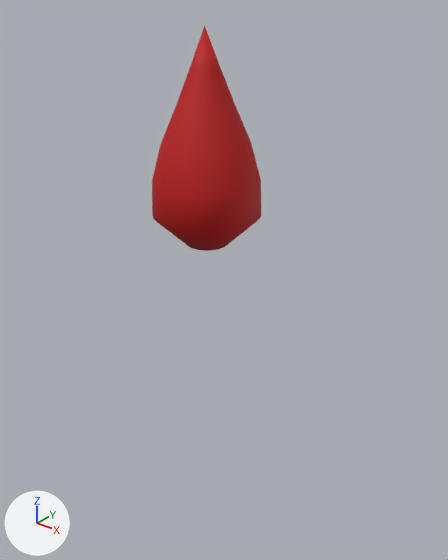
The OBJ model models/object1151.obj as it was, and as the next commit left it.
Rendered twice from a camera (50 mm lens) standing at (1.59, -1.9, 1.87) and looking at (0.03, 0.06, 0.66). The axes (+X, +Y, +Z) are drawn at lower left. The lights are the same throughout. Where no turn or scale is listed for an object, it has been applied to the vertices. Vertices at the same position are counted once.
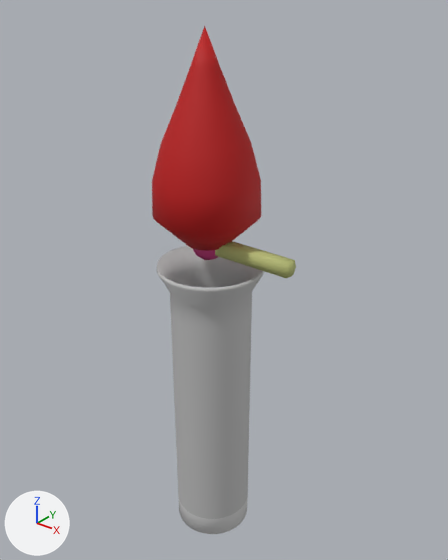
Where the change shows, as pixel boxes (x1, y1, x2, y2) in the pictures (448 x 560 px):
'object1151', reshaped (32% wider, 125% taller): before (152, 26, 261, 251); after (152, 26, 296, 534)
part 1 of me_object1151, added: after (157, 245, 264, 534)
part 2 of me_object1151, added: after (193, 241, 296, 278)

What the commit changed:
Material 'Material.006' (mat_material_006) is new.
Its base color is (0.512, 0.0345, 0.182) (pink #be3476).
Its roughness is 0.696.
Material 'Material.008' (mat_material_008) is new.
Its base color is (0.481, 0.512, 0.183) (yellow #b8be77).
Its roughness is 0.696.
Material 'Material.000' (mat_material_000) is new.
Its base color is (0.512, 0.512, 0.512) (grey #bebebe).
Its roughness is 0.696.
Material 'Material' (mat_material) is new.
Its base color is (0.64, 0.64, 0.64) (light grey #d1d1d1).
Its roughness is 0.69.
me_object1151 is used by ob_object1151; location (0.0, 0.0, 0.0).
me_object1151 had 193 vertices, 382 faces and spanned x -0.247..0.212, y -0.23..0.23, z 0.849..1.718.
me_object1151 now has 1347 vertices, 2682 faces and spans x -0.247..0.422, y -0.237..0.237, z -0.734..1.718.
me_object1151 part 1: a new loose piece of 1024 vertices spanning x -0.237..0.237, y -0.237..0.237, z -0.734..0.754.
me_object1151 part 2: a new loose piece of 130 vertices spanning x -0.081..0.422, y -0.071..0.071, z 0.774..0.916.
me_object1151 now uses material mat_material_000 (grey #bebebe).
me_object1151 now uses material mat_material (light grey #d1d1d1).
me_object1151 now uses material mat_material_006 (pink #be3476).
me_object1151 now uses material mat_material_008 (yellow #b8be77).
